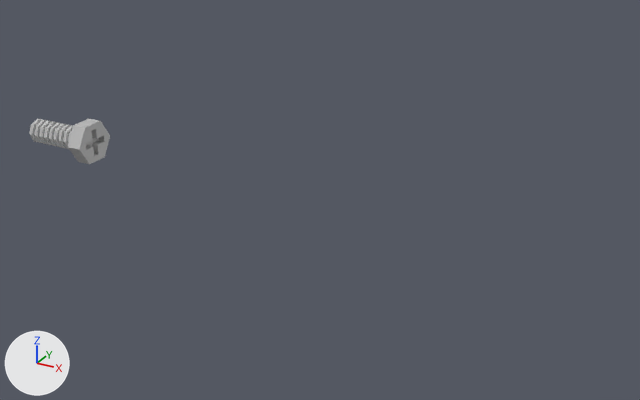
An edit to the FBX model Global Game Jam 2020/Assets/Meshes/hex_screw_mesh.fbx, drawn before and after from the same camera.
Camera for both pictures: a 50 mm camera at (0.1689, -0.0964, 0.0682) aimed at (0.1156, 0.0006, 0.0197). The lights are fixed; the arrows at lower left show +X, +Y and +Z. Where no turn or scale is listed for an object, it has been applied to the vertices.
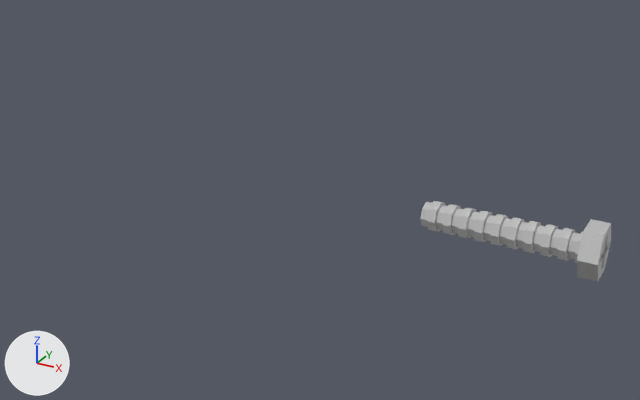
Commit message: new screws!

Pixel boxes [x1, y1, x2, y2] of what changed, in the pictures (640 x 400 px; the box of a moved part takes in the faces that stretch with it):
'pCylinder25', reshaped, moved (134% wider, 78% taller): before [29, 119, 110, 164]; after [420, 201, 611, 282]
part 1 of me_mesh, moved or reshaped: before [29, 119, 73, 149]; after [420, 201, 583, 263]

The change, as a list of edits to the scene's bpy script:
```text
Change me_mesh:
    where me_mesh.from_pydata(...)  # 373 vertices, 371 faces; spans x -0.00601..0.00601, y -0.00342..0.00342, z -0.00298..0.00298
    used by ob_pcylinder25; location = (0.0717, -0.0015, 0.0221)
    me_mesh part 1: the loose piece of 330 vertices spanning x -0.00601..0.00387, y -0.00196..0.00196, z -0.00196..0.00196 is scaled about its middle by (2.04, 1, 1), then moved by (-0.00487, 0.0, 0.0)
Change ob_pcylinder25:
    ob_pcylinder25.location: (0.0717, -0.0015, 0.0221) -> (0.1478, -0.0015, 0.0221)
```
